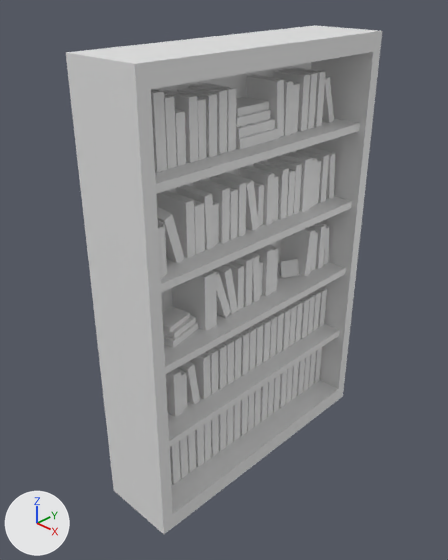
The Blender file Blender files/bookshelf.blend as it was, and as the next commit left it.
Before and after are seen from a 50 mm camera at (11.31, -11.7, 7.84) aimed at (0.31, -0.44, -0.22). Lighting does not change. The marker at lower left points along +X, +Y and +Z.
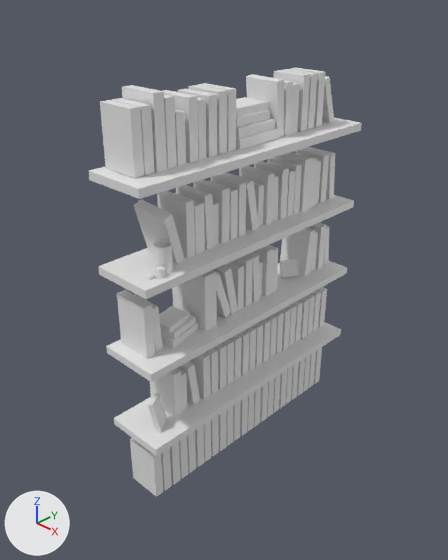
Commit message: added some more to bookshelf

Boxes [x1, y1, x2, y2] around the edits, measured in the pictures (448 x 560 px):
```json
{"object": "Cube", "change": "hidden", "before": [66, 25, 382, 534]}
{"object": "Cylinder", "change": "moved, rescaled", "before": [158, 221, 167, 277], "after": [153, 240, 173, 274]}
{"object": "Cylinder.001", "change": "added", "after": [156, 266, 165, 279]}
{"object": "Cylinder.002", "change": "added", "after": [145, 273, 154, 280]}
{"object": "Cube.005", "change": "unchanged, uncovered by the edit", "after": [100, 100, 144, 178]}
{"object": "Cube.053", "change": "unchanged, uncovered by the edit", "after": [117, 290, 155, 358]}
{"object": "Cube.101", "change": "unchanged, uncovered by the edit", "after": [130, 438, 163, 497]}
```

Scene script edits in JSON lines:
```json
{"op": "add", "block": "ob_cube", "code": "ob_cube.hide_set(True)"}
{"op": "set", "path": "ob_cylinder.location", "old": "(1.0, -3.46, 1.92)", "new": "(1.02, -3.22, 1.64)"}
{"op": "set", "path": "ob_cylinder.scale", "old": "(0.292, 0.283, 0.619)", "new": "(0.227, 0.22, 0.338)"}
{"op": "add", "block": "ob_cylinder_002", "code": ["ob_cylinder_002 = bpy.data.objects.new('Cylinder.002', me_cylinder.copy())  # the mesh of ob_cylinder", "ob_cylinder_002.location = (1.11, -3.72, 1.35)", "ob_cylinder_002.scale = (-0.106, -0.103, -0.0476)"]}
{"op": "add", "block": "ob_cylinder_001", "code": ["ob_cylinder_001 = bpy.data.objects.new('Cylinder.001', me_cylinder.copy())  # the mesh of ob_cylinder", "ob_cylinder_001.location = (1.25, -3.5, 1.42)", "ob_cylinder_001.scale = (-0.106, -0.103, -0.115)"]}
```
